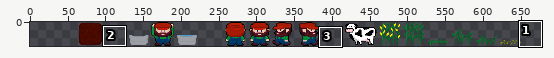
Sprite sheet: spritesheet/assets.png. The picture above shows the old version from afar; the outline marks the close-up.
Close-up. Before:
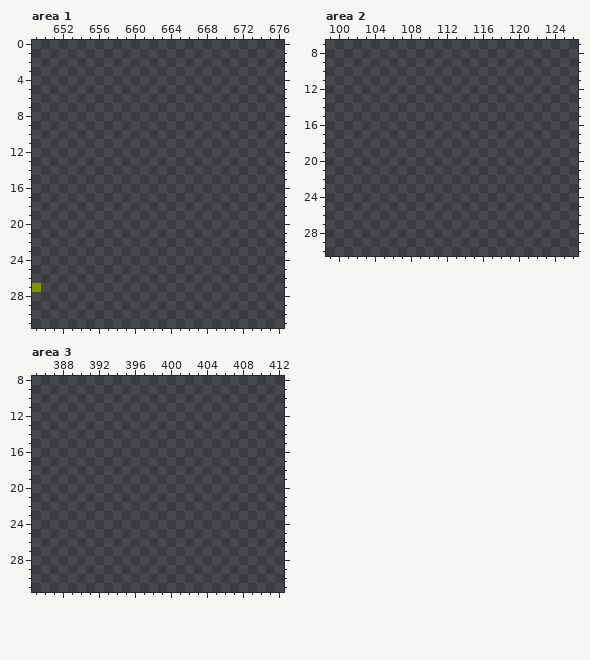
The file is 556x32 pixels. Colours within 5 levels of each other are drawn and written as one. Shown: area 1: x 649..676, y 0..31; area 2: x 99..126, y 7..30; area 3: x 385..412, y 8..31. The old version is drawn lined up with the new one. The wide view leaves out empty margins. The commit also changed other parts of the picture, which this record leaves out.
After the commit:
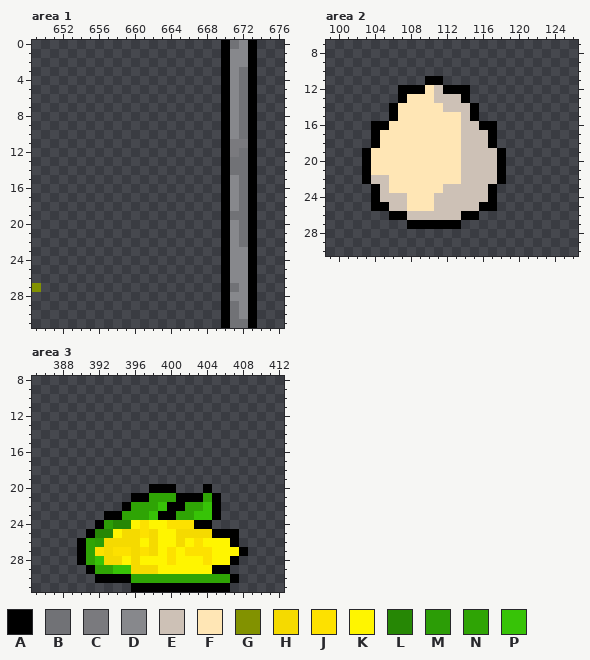
Palette (. is transparent): A #000000  B #717276  C #7a7a7e  D #87888c  E #cdc1b6  F #ffe6b5  G #829200  H #f5da00  J #fde100  K #fff500  L #268705  M #2c9d06  N #2fa405  P #37c307
Changes in this commit:
canvas 556x32 -> 684x32; drawings rearranged on the sheet (the old picture shows each at its new place; 2 dropped ones are not shown)
Changed rows in their new state; - is an unchanged pixel.
Area 1:
first column x 670:
 0 ABDA
 1 ADDA
 2 ADDA
 3 ADBA
 4 ADBA
 5 ADBA
 6 ADBA
 7 ADBA
 8 ADBA
 9 ADBA
10 ADBA
11 ACCA
12 ACBA
13 ABBA
14 ABBA
15 ADBA
16 ADBA
17 ADBA
18 ADBA
19 ABBA
20 ADBA
21 ADBA
22 ADBA
23 ADDA
24 ADDA
25 ADDA
26 ADDA
27 ABDA
28 ADDA
29 ABDA
30 ABDA
31 ABBA
Area 2:
first column x 103:
11 -------AA-------
12 ----AAAFEAAA----
13 ----AFFFEEEA----
14 ---AFFFFFEEEA---
15 ---AFFFFFFFEA---
16 -AAFFFFFFFFEEAA-
17 -AFFFFFFFFFEEEA-
18 -AFFFFFFFFFEEEA-
19 AFFFFFFFFFFEEEEA
20 AFFFFFFFFFFEEEEA
21 AFFFFFFFFFFEEEEA
22 AEEFFFFFFFFEEEEA
23 -AEFFFFFFEEEEEA-
24 -AEEEFFFEEEEEEA-
25 -AAEEFFFEEEEEAA-
26 ---AAEEEEEEAA---
27 -----AAAAAA-----
Area 3:
first column x 390:
20 --------AAA---A----
21 ------AANNNAAANA---
22 -----ANNNPAANNPA---
23 ---AANNNPAANNPPA---
24 --AMLLKJKKJJJAA----
25 -ALLKHHJHKKHHHHAAA-
26 ANMHHHHKHKKHKJKKKA-
27 ANJHJJHJHKJKJJJKKKA
28 ANPHHKHKKKJKKKJKKA-
29 -ANNPPHHHKKKKKKAA--
30 --AAAANNNNNNNNNNNA-
31 ------AAAAAAAAAAA--
Changed places in both close-ups, as pixel boxes (x1, y1, x2, y2):
added: (221, 40, 257, 328)
added: (362, 76, 506, 229)
added: (77, 484, 248, 592)
